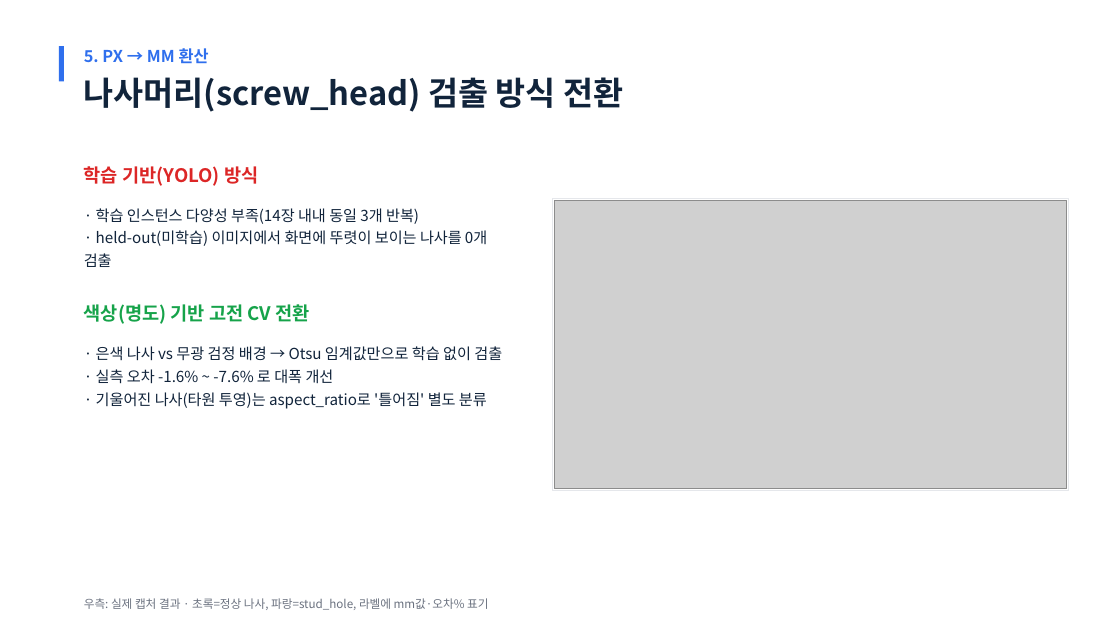
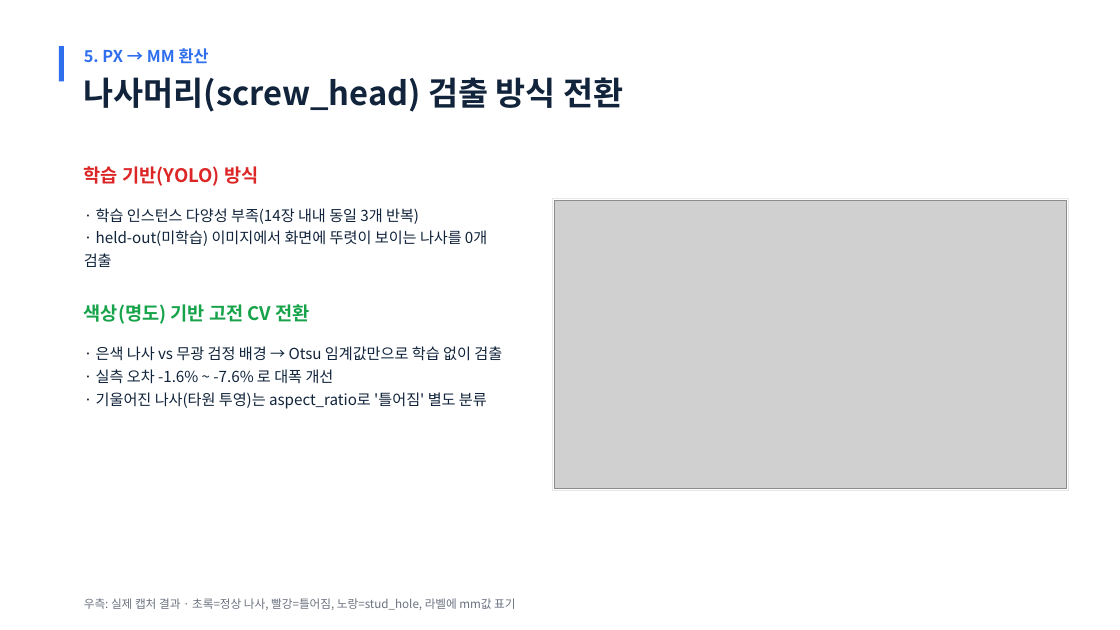
Before and after one commit to chaehyeok-Lee/camera_prac2, a slide deck: slide 5 of 나사_삽입_불량_검출_발표자료.pptx. Drawn at 1120x630 pixels with LibreOffice and Linux fonts; fonts in the diff are those of the drawing; grey boxes stand for pictures. Boxes give left, top, right and bottom in pixels: in the first picture for what was removed or moved away, otherwise in the second. Text is boxed around its words. In the diff, an @@ line names an element or a change of style, - is before the commit and + after.

Commit message:
Fix PPT: content/design/format review findings applied
Content:
- Slide 9 LIMITATIONS: "덜박힘 임계값 잠정치" was stale - the threshold
  is now confirmed (5.0mm fixed value, based on 53 accumulated samples
  showing a clear bimodal gap at 4.74-7.44mm). Replaced that card with
  the actually-current limitation (tread_v2 specimen's concave holes
  don't fit the existing caliper measurement method)
- Slide 9: "모션 감지 임계값 미보정" reworded - the old text implied
  motion detection didn't work at all, based on the remote session
  where the specimen literally couldn't be moved. Field testing since
  then confirmed 3/3 successful real-motion cycles at the provisional
  0.5mm threshold; only the precise calibration is still pending
- Slide 7: caption now credits the confirmed 덜박힘 threshold instead
  of only mentioning 정상/틀어짐

Format:
- Slide 3's flow diagram numbered its steps 1-5 while the caption
  directly below it and every other slide's title used the project's
  actual numbering (3-7) - self-contradictory on the same slide.
  Fixed to 3/4/5/6/7

Design:
- Slide 5's image had overlapping, illegible text labels and showed
  stale pre-homography-correction error percentages (+38%, +34%)
  that visually contradicted slide 6's "improved to 0.3%" claim.
  Replaced with a clean recent capture
- Slide 8's image had our script's own status bar baked into the
  photo, duplicating the slide's own stat cards - cropped it out

```diff
--- a/나사_삽입_불량_검출_발표자료.pptx
+++ b/나사_삽입_불량_검출_발표자료.pptx
@@ text at [84, 598, 515, 610]: text changed @@
-우측: 실제 캡처 결과 · 초록=정상 나사, 파랑=stud_hole, 라벨에 mm값·오차% 표기
+우측: 실제 캡처 결과 · 초록=정상 나사, 빨강=틀어짐, 노랑=stud_hole, 라벨에 mm값 표기
```
Also in this commit, not shown: 4 other slides changed.
